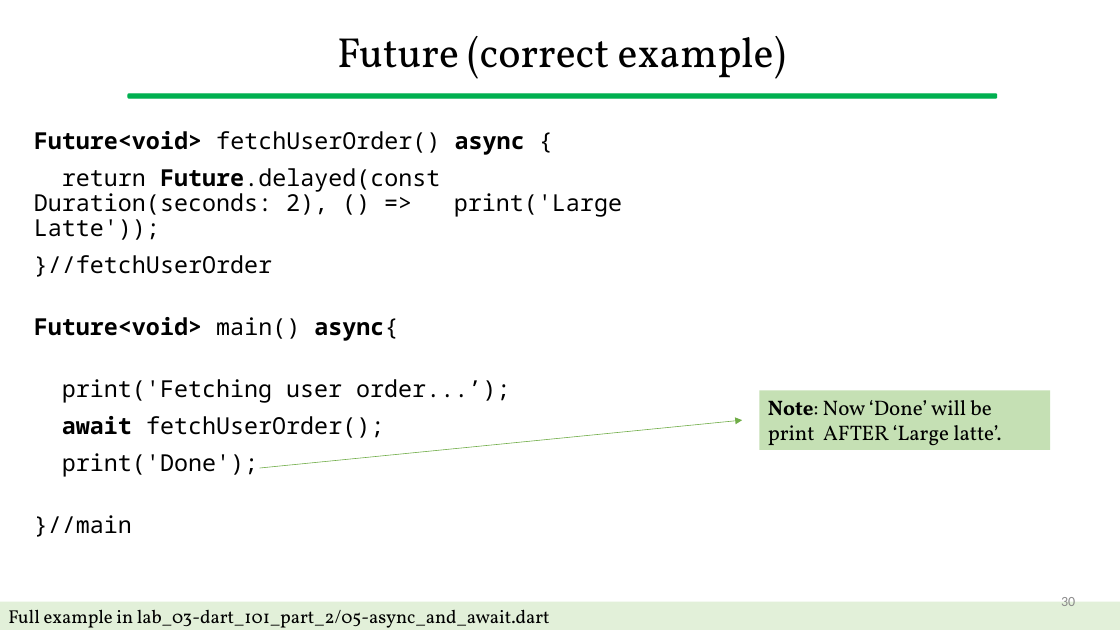
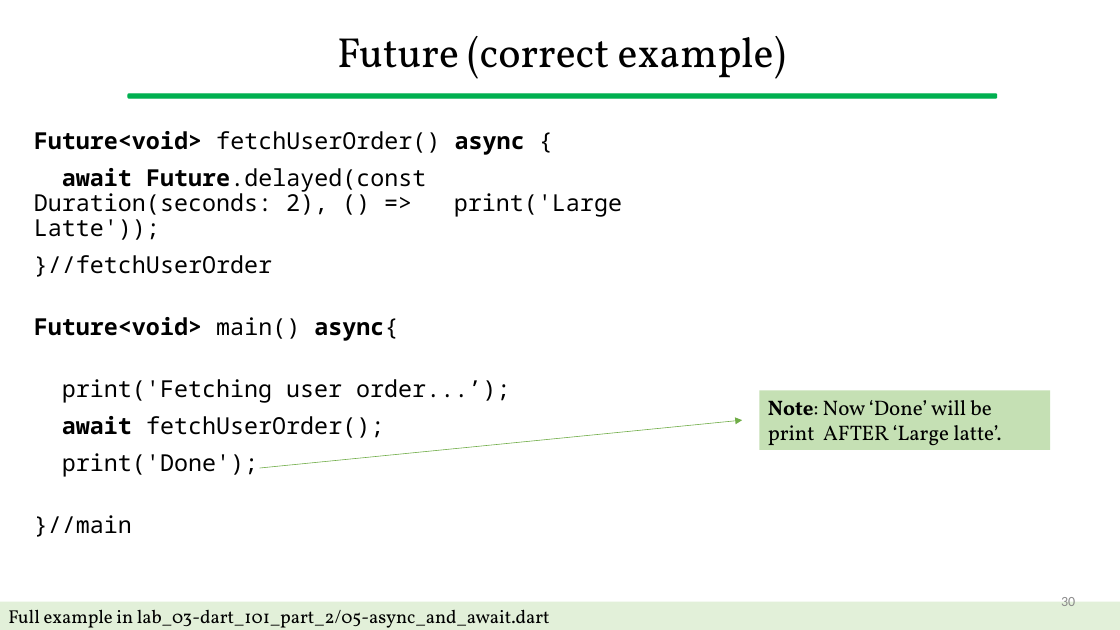
Before and after one commit to gcappon/bwthw, a slide deck: slide 30 of lab_03-dart_101_part_2/lab_03-dart_101_part_2.pptx. Drawn at 1120x630 pixels with LibreOffice and Linux fonts; fonts in the diff are those of the drawing. Boxes give left, top, right and bottom in pixels: in the first picture for what was removed or moved away, otherwise in the second. Text is boxed around its words. In the diff, an @@ line names an element or a change of style, - is before the commit and + after.

```diff
--- a/lab_03-dart_101_part_2/lab_03-dart_101_part_2.pptx
+++ b/lab_03-dart_101_part_2/lab_03-dart_101_part_2.pptx
@@ text at bbox=[34, 168, 622, 217]: text changed @@
-return Future.delayed(const Duration(seconds: 2), () => print('Large Latte'));
+await Future.delayed(const Duration(seconds: 2), () => print('Large Latte'));
```
Also in this commit, not shown: 2 other slides changed, 7 other files.
